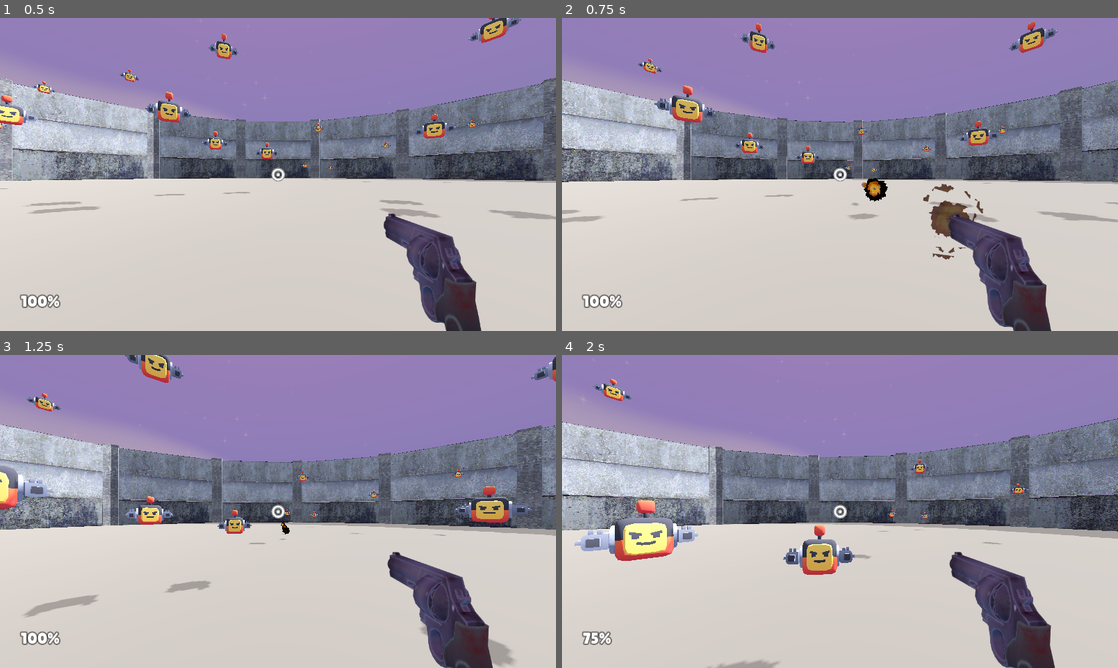
Above: before the commit, frames 1-4 (two rows, left to right).
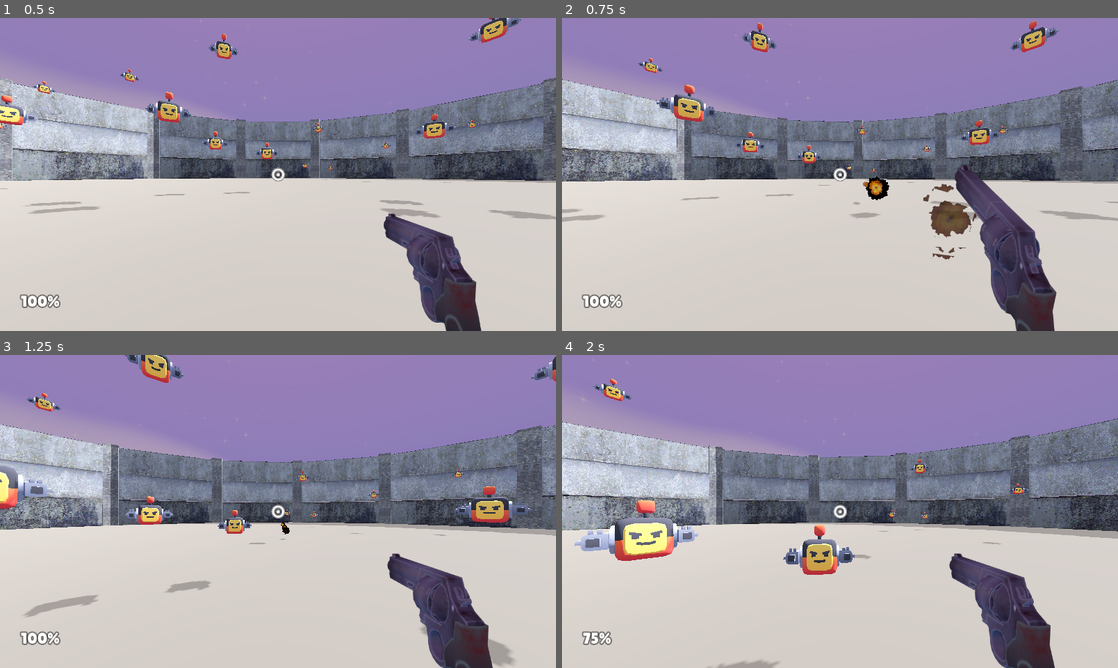
Above: after the commit, the same moments.

Repository: goob30/hackclub-haven
Game: Godot game, scene res://scenes/main.tscn
Two runs of this game, one before a commit and one after it. Both use one fixed random seed, a clock stepped at 60 frames per second and the inputs below.
Inputs (mouse positions are in pixels of both pictures, inside the frame that each line leads up to):
- Up to frame 1 (0.5 s): no input
- Up to frame 2 (0.75 s): move the mouse to (867, 174) at 0.52 s; hold W (move_forward) from 0.53 s (still down); click (867, 174) at 0.6 s
- Up to frame 3 (1.25 s): keep holding W (move_forward); tap Space (jump) at 0.77 s
- Up to frame 4 (2 s): keep holding W (move_forward); move the mouse to (812, 511) at 1.27 s; tap F (parry) at 1.35 s; tap Space (jump) at 1.52 s

Frame 1 is identical in both runs. In frame 2, 6.7% of the frame differs, in the area x 0-100%, y 0-100%; in frame 3, 0.2%; in frame 4, 0.3%.

Commit message:
Revolver shoot/reload animations with 6-round ammo, screenshake

Diff:
--- a/objects/player.gd
+++ b/objects/player.gd
@@ -73,7 +73,13 @@
 	weapon = weapons[weapon_index] # Weapon must never be nil
 	initiate_change_weapon(weapon_index)
 
+var shake := 0.0
+
 func _process(delta):
+	shake = move_toward(shake, 0.0, delta * 6.0)
+	camera.h_offset = randf_range(-1.0, 1.0) * shake * 0.2
+	camera.v_offset = randf_range(-1.0, 1.0) * shake * 0.2
+
 	# Handle functions
 	handle_controls(delta)
 	handle_gravity(delta)
@@ -209,6 +215,8 @@
 	if Input.is_action_pressed("shoot"):
 		if is_instance_valid(bullet): return # Only one bullet in flight at a time
 		if !blaster_cooldown.is_stopped(): return # Cooldown for shooting
+		var model = container.get_child(0) if container.get_child_count() > 0 else null
+		if model and model.has_method("can_fire") and not model.can_fire(): return # Out of ammo / reloading
 
 		Audio.play(weapon.sound_shoot)
 
@@ -218,6 +226,9 @@
 		muzzle.position = container.position - weapon.muzzle_position
 		muzzle_flash.position = muzzle.position
 		muzzle_flash.restart()
+		shake = 1.0
+		if model and model.has_method("play_shoot"):
+			model.play_shoot(weapon.cooldown)
 
 		blaster_cooldown.start(weapon.cooldown)
 
--- a/scripts/revolver_model.gd
+++ b/scripts/revolver_model.gd
@@ -1,4 +1,6 @@
 extends Node3D
+
+var _anim: AnimationPlayer
 
 const KEEP := ["REV_Cylinder", "REV_Frame", "REV_Handle", "REV_Trigger", "Hammer", "LOW_CHamberLock", "LOW_CHamberRotate"]
 
@@ -6,8 +8,45 @@
 	var gltf := get_node("Model")
 	gltf.scale = Vector3.ONE * 6.0
 	for n in gltf.get_children():
-		if n.name != "RevolverRig":
+		if n.name != "RevolverRig" and not n is AnimationPlayer:
 			n.queue_free()
 	for m in gltf.find_children("*", "MeshInstance3D"):
 		if not KEEP.has(String(m.name)):
 			m.visible = false
+
+	_anim = gltf.find_child("AnimationPlayer", true, false) as AnimationPlayer
+	_anim.animation_finished.connect(_on_anim_finished)
+
+const SHOTS := 6
+
+@export var shoot_speed: float = 2.0
+
+var ammo := SHOTS
+var reloading := false
+var _seg_end := -1.0
+
+func can_fire() -> bool:
+	return ammo > 0 and not reloading
+
+func play_shoot(_duration: float = 0.0) -> void:
+	if not _anim or not can_fire():
+		return
+	var seg := _anim.get_animation("Shoot").length / SHOTS
+	var idx := SHOTS - ammo
+	ammo -= 1
+	_seg_end = (idx + 1) * seg
+	_anim.play("Shoot", -1, shoot_speed)
+	_anim.seek(idx * seg, true)
+
+func _process(_delta: float) -> void:
+	if _anim and _seg_end >= 0.0 and _anim.current_animation == "Shoot" and _anim.current_animation_position >= _seg_end:
+		_anim.pause()
+		_seg_end = -1.0
+		if ammo == 0:
+			reloading = true
+			_anim.play("Reload")
+
+func _on_anim_finished(anim_name: StringName) -> void:
+	if anim_name == "Reload":
+		ammo = SHOTS
+		reloading = false
